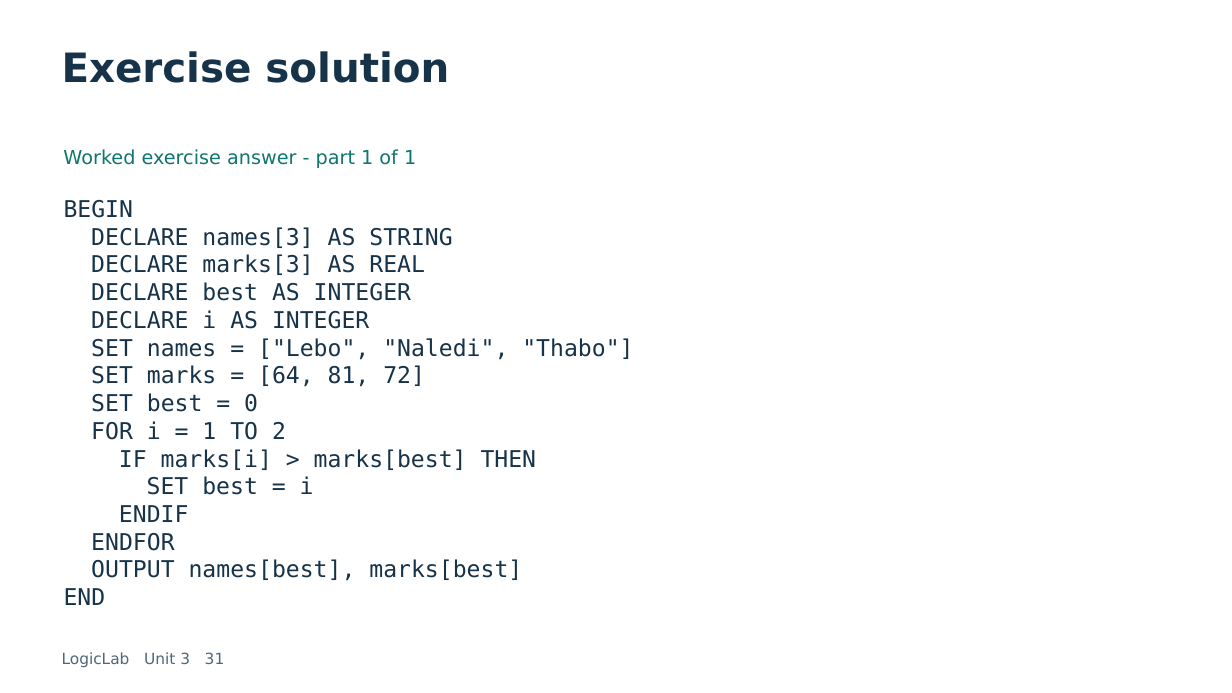
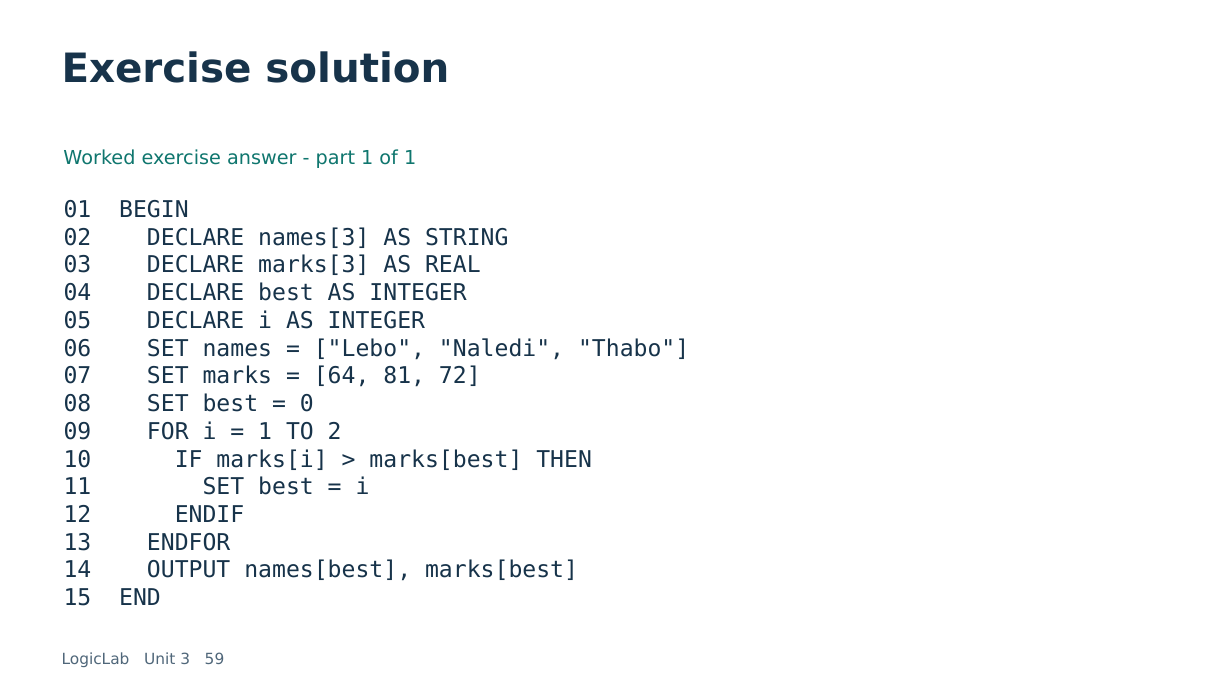
Before and after one commit to LEFA-2329/lefa-portfolio., a slide deck: slide 59 of dist/learn/downloads/logiclab-unit-3.pptx (slide 31 before the commit). Drawn at 1232x693 pixels with LibreOffice and Linux fonts; fonts in the diff are those of the drawing. Boxes give left, top, right and bottom in pixels: in the first picture for what was removed or moved away, otherwise in the second. Text is boxed around its words. In the diff, an @@ line names an element or a change of style, - is before the commit and + after.

```diff
--- a/dist/learn/downloads/logiclab-unit-3.pptx
+++ b/dist/learn/downloads/logiclab-unit-3.pptx
@@ text at [64, 200, 689, 605]: text changed @@
-BEGIN
-DECLARE names[3] AS STRING
-DECLARE marks[3] AS REAL
-DECLARE best AS INTEGER
-DECLARE i AS INTEGER
-SET names = ["Lebo", "Naledi", "Thabo"]
-SET marks = [64, 81, 72]
-SET best = 0
-FOR i = 1 TO 2
-IF marks[i] > marks[best] THEN
-SET best = i
-ENDIF
-ENDFOR
-OUTPUT names[best], marks[best]
-END
+01 BEGIN
+02 DECLARE names[3] AS STRING
+03 DECLARE marks[3] AS REAL
+04 DECLARE best AS INTEGER
+05 DECLARE i AS INTEGER
+06 SET names = ["Lebo", "Naledi", "Thabo"]
+07 SET marks = [64, 81, 72]
+08 SET best = 0
+09 FOR i = 1 TO 2
+10 IF marks[i] > marks[best] THEN
+11 SET best = i
+12 ENDIF
+13 ENDFOR
+14 OUTPUT names[best], marks[best]
+15 END
@@ text at [62, 652, 225, 667]: text changed @@
-LogicLab Unit 3 31
+LogicLab Unit 3 59
```
Also in this commit, not shown: 46 other slides changed, 46 slides added, 13 other files.
